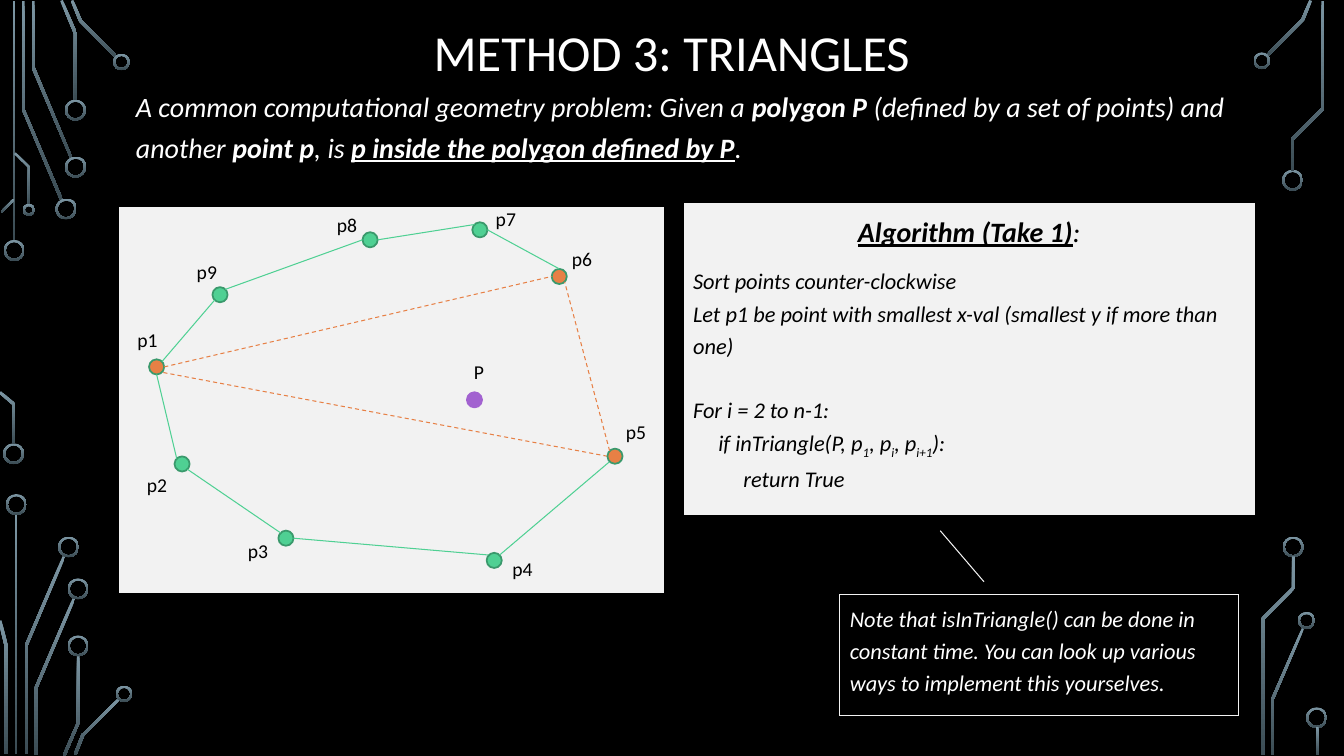
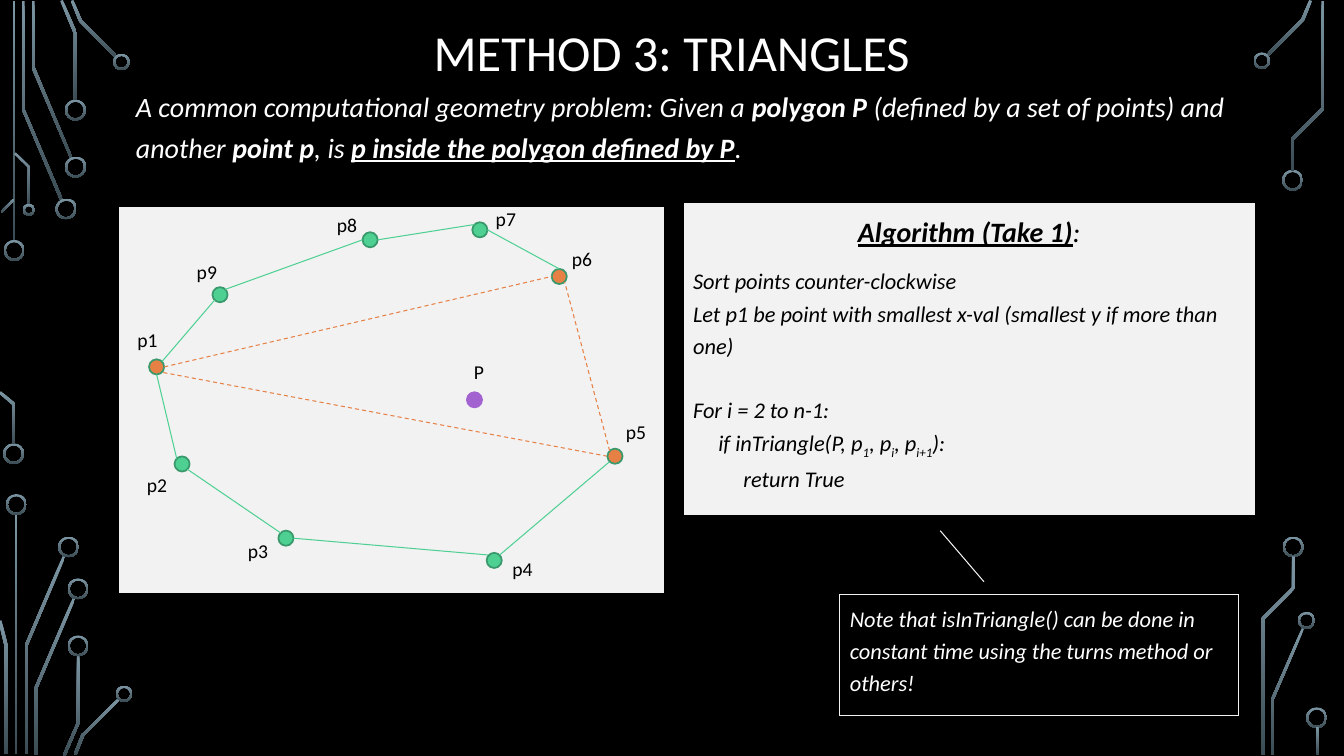
Before and after one commit to markfloryan/advAlgo, a slide deck: slide 33 of slides/ComputationalGeom-part1-Intersections.pptx. Drawn at 1344x756 pixels with LibreOffice and Linux fonts; fonts in the diff are those of the drawing; background and template pictures are left out. Boxes give left, top, right and bottom in pixels: in the first picture for what was removed or moved away, otherwise in the second. Text is boxed around its words. In the diff, an @@ line names an element or a change of style, - is before the commit and + after.

```diff
--- a/slides/ComputationalGeom-part1-Intersections.pptx
+++ b/slides/ComputationalGeom-part1-Intersections.pptx
@@ text in rectangle at (x1=850, y1=611, x2=1212, y2=691): text changed @@
-Note that isInTriangle() can be done in constant time. You can look up various ways to implement this yourselves.
+Note that isInTriangle() can be done in constant time using the turns method or others!
```
Also in this commit, not shown: 2 other slides changed, 1 other file.
